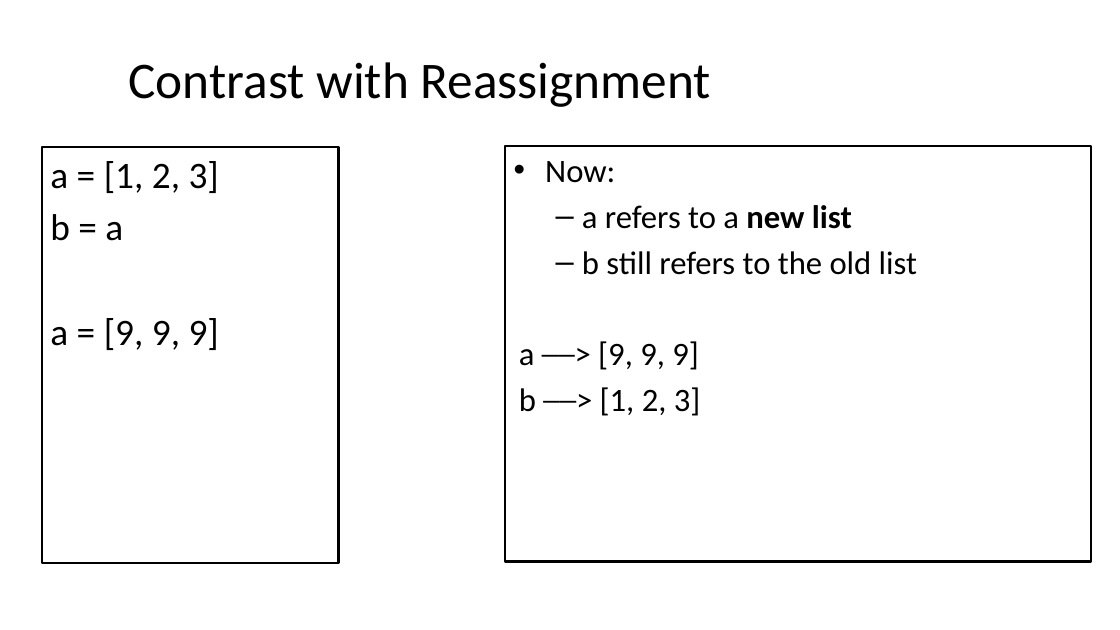
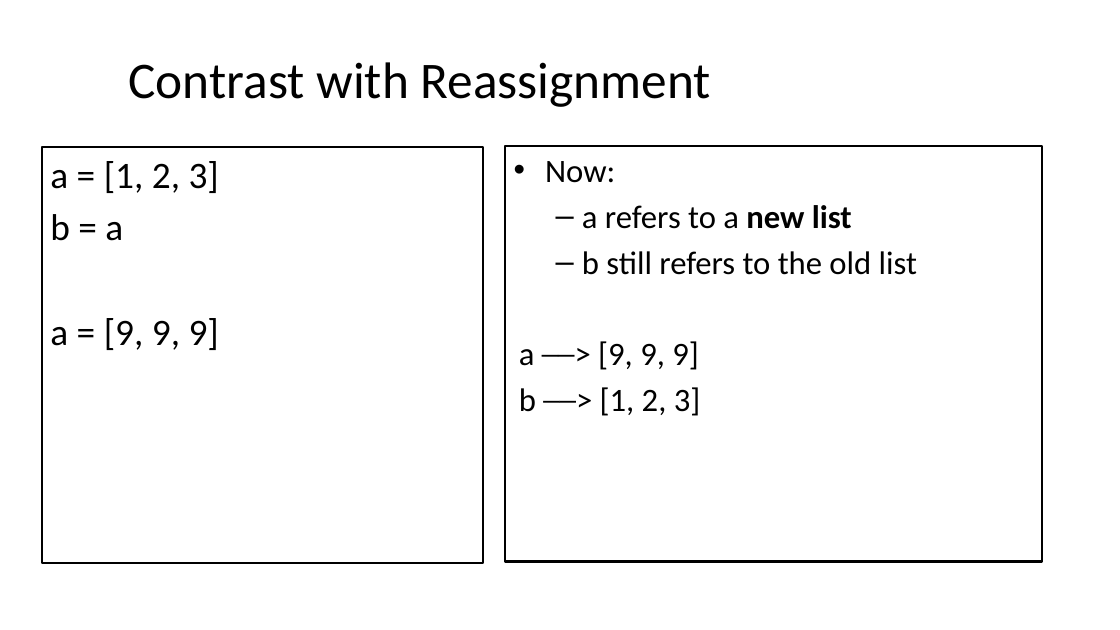
Before and after one commit to seanwhs/3-Day-Python-Crash-Course, a slide deck: slide 16 of Python_Crash_Course_2025.pptx (slide 10 before the commit). Drawn at 1120x630 pixels with LibreOffice and Linux fonts; fonts in the diff are those of the drawing. Boxes give left, top, right and bottom in pixels: in the first picture for what was removed or moved away, otherwise in the second. Text is boxed around its words. In the diff, an @@ line names an element or a change of style, - is before the commit and + after.

```diff
--- a/Python_Crash_Course_2025.pptx
+++ b/Python_Crash_Course_2025.pptx
@@ text "a = [1, 2, 3]": place and size @@
-text "a = [1, 2, 3]" at bbox=[42, 147, 339, 563]
+text "a = [1, 2, 3]" at bbox=[42, 147, 483, 563]
@@ rectangle "Now:": place and size @@
-rectangle "Now:" at bbox=[505, 146, 1091, 562]
+rectangle "Now:" at bbox=[505, 146, 1042, 562]
```
Also in this commit, not shown: 32 other slides changed, 113 slides added, 3 slides removed.
